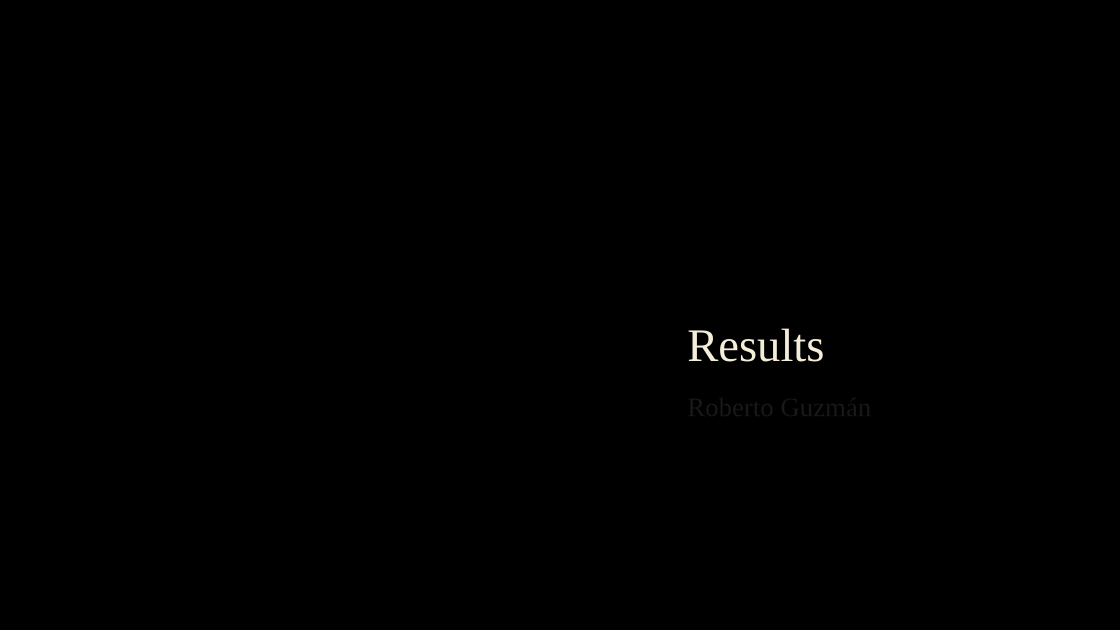
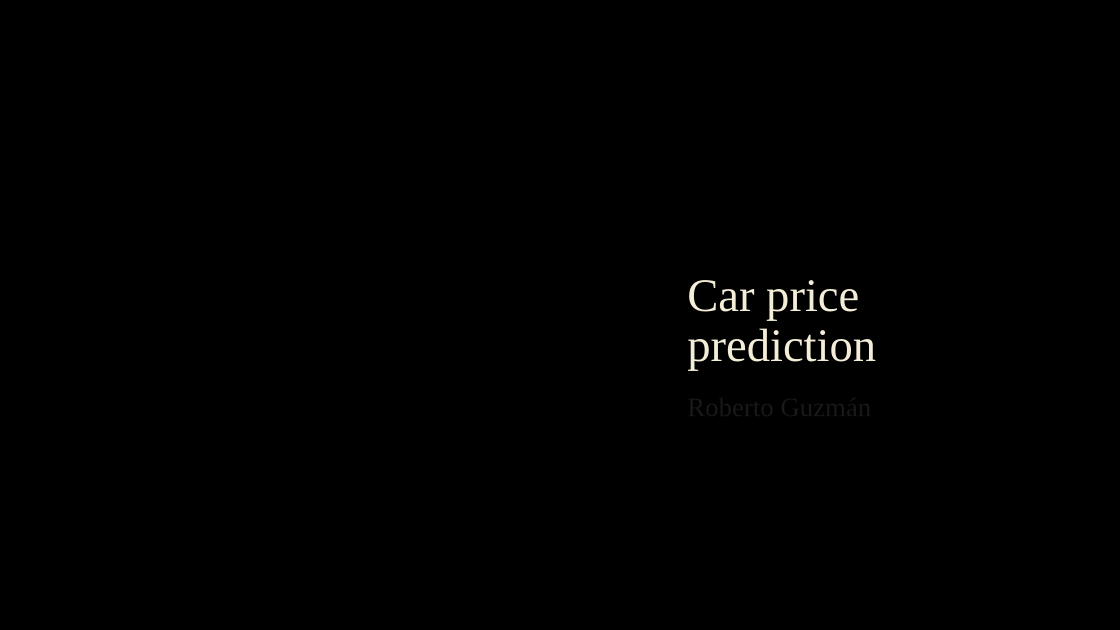
Before and after one commit to rcgc/CarPriceLR, a slide deck: slide 1 of Results.pptx. Drawn at 1120x630 pixels with LibreOffice and Linux fonts; fonts in the diff are those of the drawing; background and template pictures are left out. Boxes give left, top, right and bottom in pixels: in the first picture for what was removed or moved away, otherwise in the second. Text is boxed around its words. In the diff, an @@ line names an element or a change of style, - is before the commit and + after.

```diff
--- a/Results.pptx
+++ b/Results.pptx
@@ title at box(687, 280, 876, 371): text changed @@
-Results
+Car price prediction
```
Also in this commit, not shown: 1 other slide changed, 1 slide added, 2 other files.
